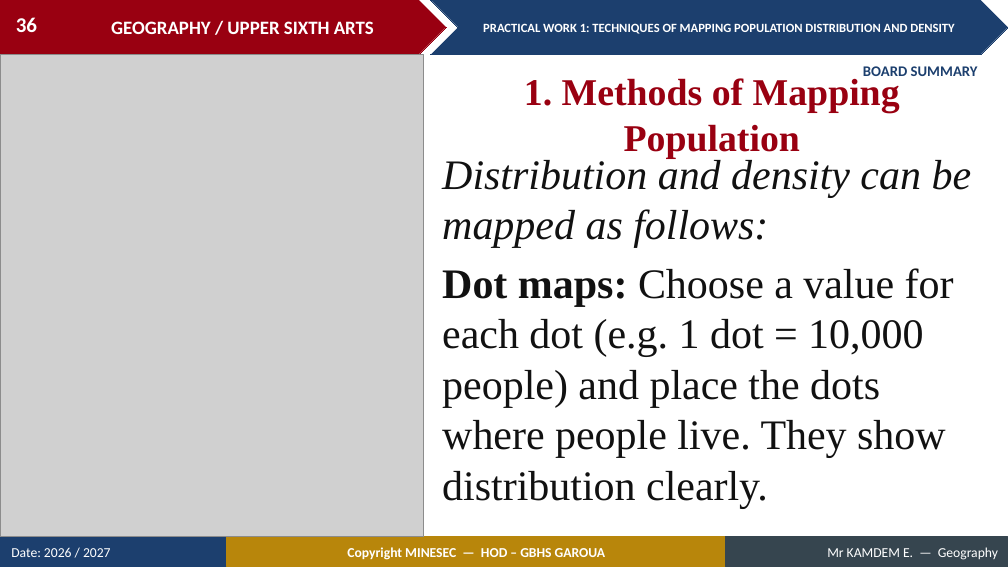
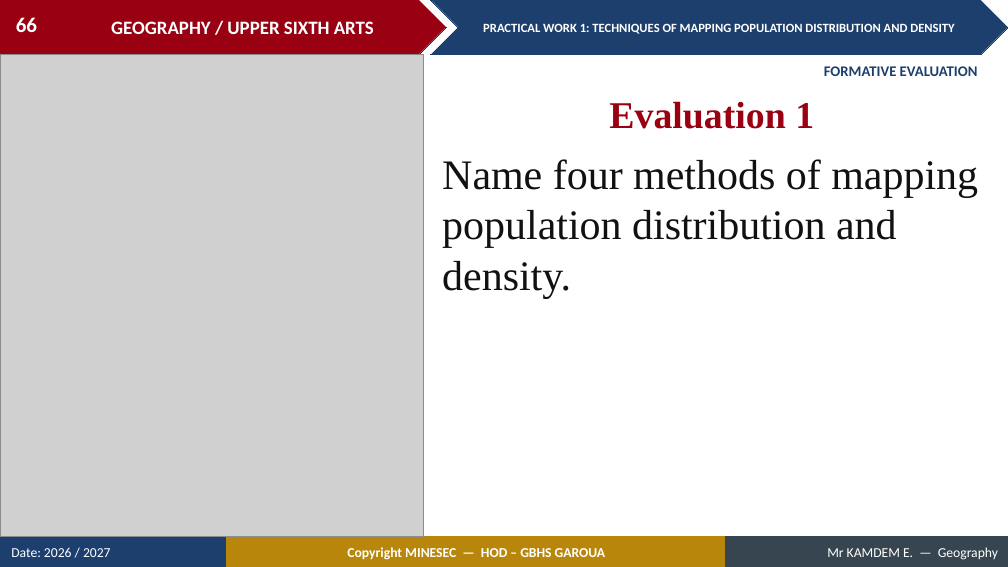
Before and after one commit to Berthautk/linea-github, a slide deck: slide 66 of lecons/USA/Population Geography/03_USA_POP_PW01_Techniques_of_Mapping_Population_Distribution_and_Density.pptx (slide 36 before the commit). Drawn at 1008x567 pixels with LibreOffice and Linux fonts; fonts in the diff are those of the drawing; grey boxes stand for pictures. Boxes give left, top, right and bottom in pixels: in the first picture for what was removed or moved away, otherwise in the second. Text is boxed around its words. In the diff, an @@ line names an element or a change of style, - is before the commit and + after.

```diff
--- a/lecons/USA/Population Geography/03_USA_POP_PW01_Techniques_of_Mapping_Population_Distribution_and_Density.pptx
+++ b/lecons/USA/Population Geography/03_USA_POP_PW01_Techniques_of_Mapping_Population_Distribution_and_Density.pptx
@@ page number at (x1=16, y1=17, x2=37, y2=32): text changed @@
-36
+66
@@ text at (x1=824, y1=66, x2=978, y2=76): text changed @@
-BOARD SUMMARY
+FORMATIVE EVALUATION
@@ text at (x1=609, y1=101, x2=814, y2=129): text changed @@
-1. Methods of Mapping Population
+Evaluation 1
@@ text at (x1=442, y1=159, x2=978, y2=298): text changed @@
-Distribution and density can be mapped as follows:
-Dot maps: Choose a value for each dot (e.g. 1 dot = 10,000 people) and place the dots where people live. They show distribution clearly.
+Name four methods of mapping population distribution and density.
```
Also in this commit, not shown: 36 other slides changed, 32 slides added, 10 slides removed, 9 other files.
